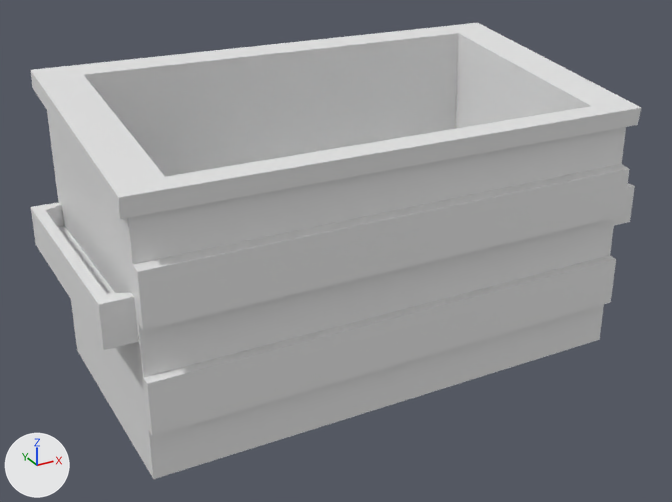
Two versions of the FBX model Assets/Art/Assets3D/BigTrash.fbx, one commit apart.
Both versions are drawn from a 50 mm lens placed at (-1.52, -3.51, 2.27), pointed at (0.37, -0.07, 0.55). The axes (+X, +Y, +Z) are drawn at lower left. The lights are the same throughout. Where no turn or scale is listed for an object, it has been applied to the vertices.

In view in the first picture: 'BigTrash'.
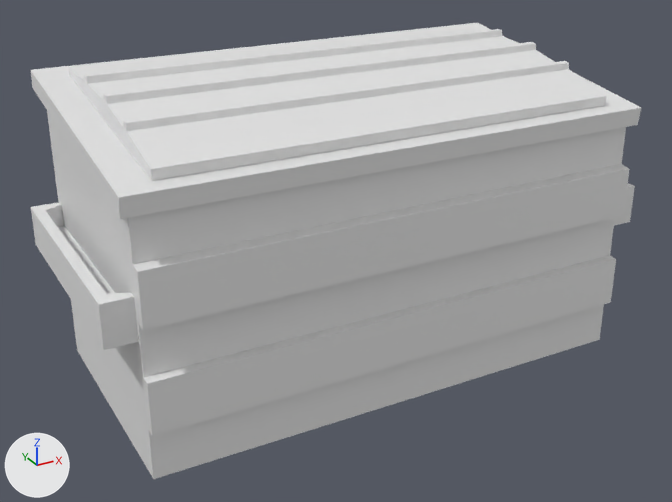
The edits, one by one:
Mesh me_bigtrash_cover is new.
It has 44 vertices, 42 faces and spans x -1.04..1.04, y -0.53..0.54, z -0.15..0.12.
Object 'BigTrash_Cover' (ob_bigtrash_cover) is new; it shows me_bigtrash_cover.
Its location is (0.423, -0.024, 1.294).

Location of each change, [x1, y1, x2, y2] in pixels of the pictures (672 x 502 px):
'BigTrash_Cover', added
    after: [69, 26, 606, 181]
